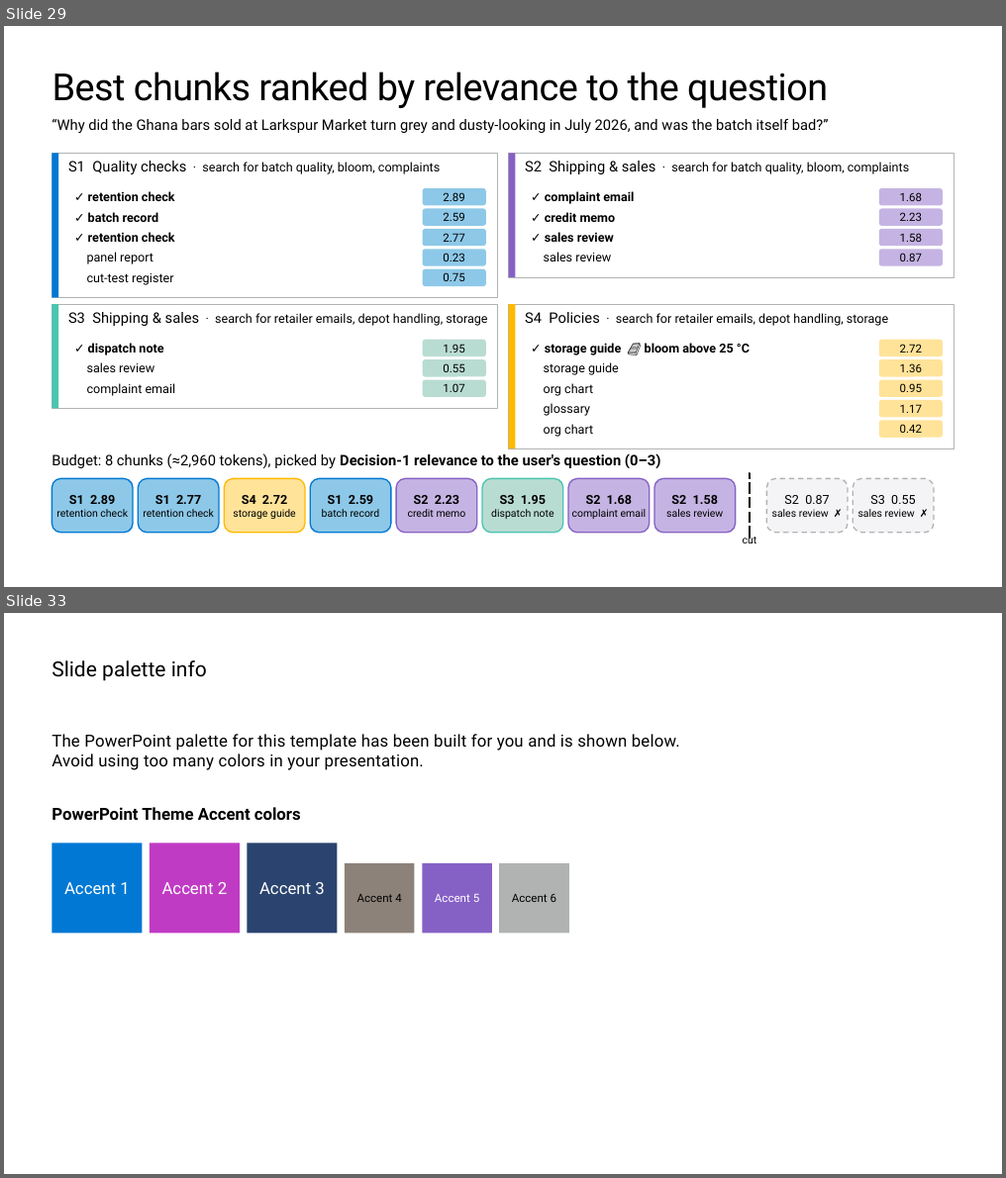
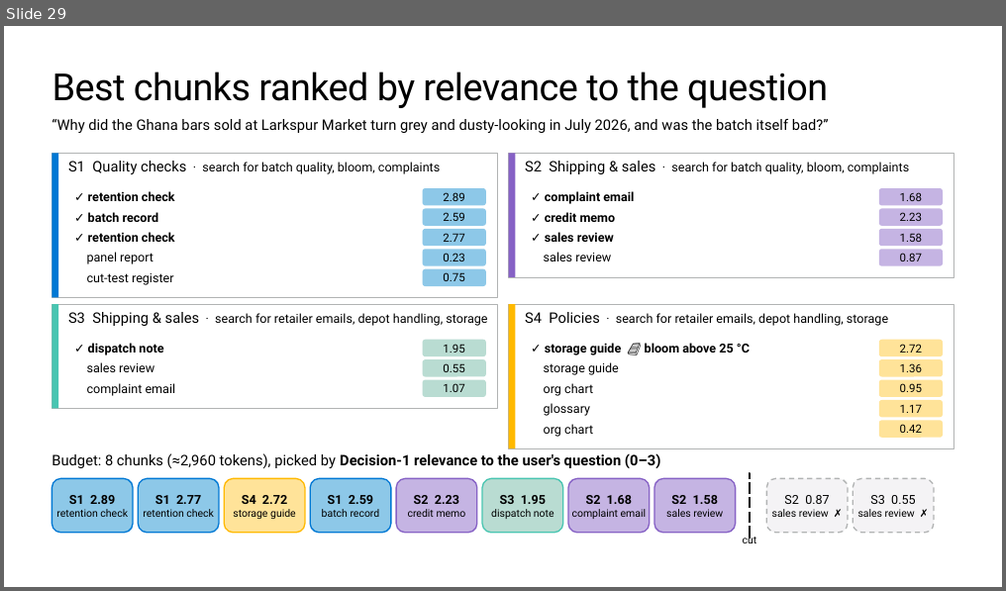
Before and after one commit to microsoft/ignite26-BRK300-building-agentic-retrieval-from-diy-to-foundry-iq, a slide deck: IgniteBRK300-WorkingDeck.pptx. Shown one above the other, each under a label of ours: slides 29 and 33 before the commit, slide 29 after it; the slides between them are not shown. The pictures are 1006x1178 and 1006x591 pixels, drawn with LibreOffice and Linux fonts; fonts in the diff are those of the drawing; background and template pictures are left out. Boxes give left, top, right and bottom in pixels: in the first picture for what was removed or moved away, otherwise in the second. Text is boxed around its words. In the diff, an @@ line names an element or a change of style, - is before the commit and + after.

```diff
--- a/IgniteBRK300-WorkingDeck.pptx
+++ b/IgniteBRK300-WorkingDeck.pptx
@@ slide 33 removed at (4,613,1002,1174), background #FFFFFF @@
@@ title removed at (52,661,207,681) @@
-Slide palette info
@@ text removed at (52,734,680,770) @@
-The PowerPoint palette for this template has been built for you and is shown below.
-Avoid using too many colors in your presentation.
@@ text removed at (52,807,301,820) @@
-PowerPoint Theme Accent colors
@@ rectangle removed at (52,843,142,933) @@
-Accent 1
@@ rectangle removed at (150,843,239,933) @@
-Accent 2
@@ rectangle removed at (248,843,338,933) @@
-Accent 3
@@ rectangle removed at (345,863,414,933) @@
-Accent 4
@@ rectangle removed at (423,863,492,933) @@
-Accent 5
@@ rectangle removed at (500,863,569,933) @@
-Accent 6
```
Also in this commit, not shown: 10 slides added, 9 other slides removed, 1 other file.
